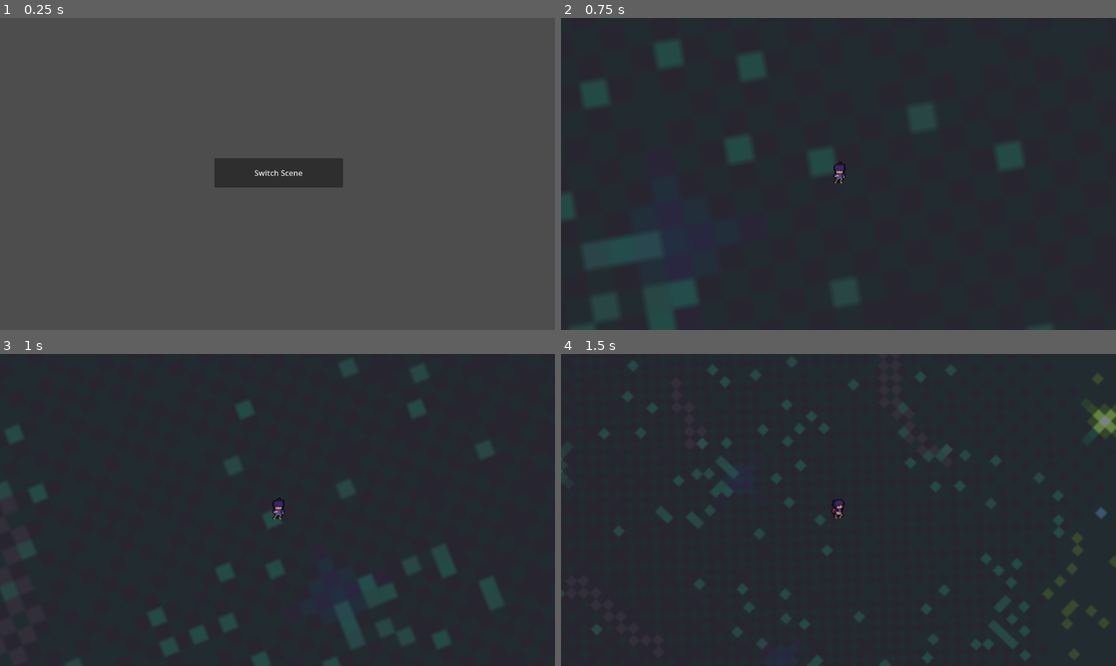
Above: before the commit, frames 1-4 (two rows, left to right).
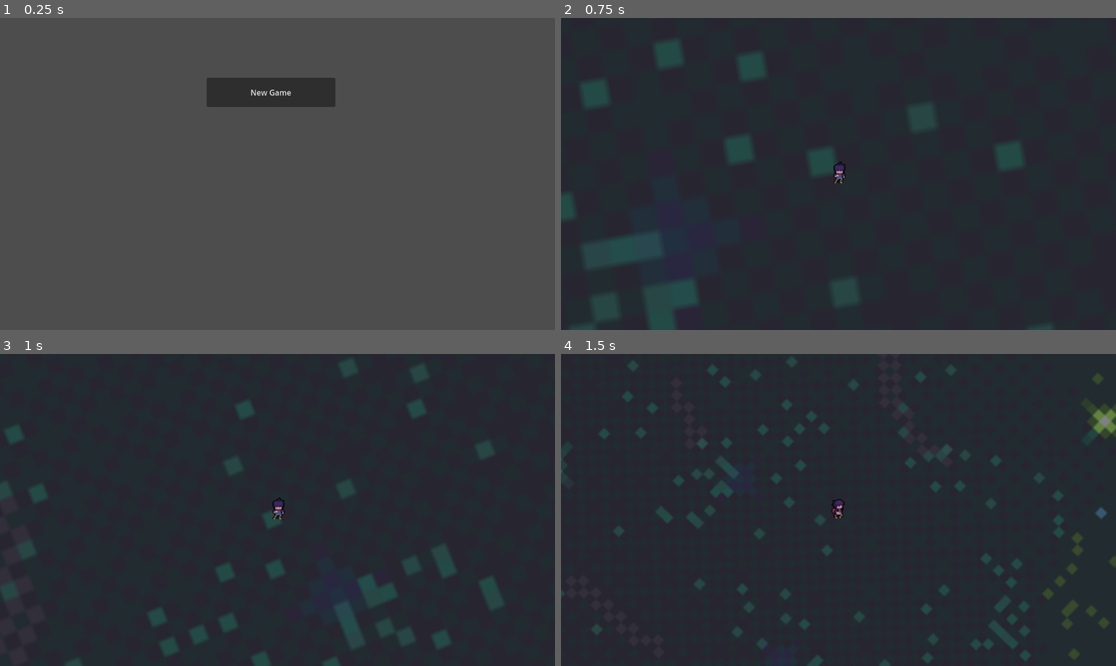
Above: after the commit, the same moments.

Repository: BlockBallsKing/GodotProjekt
Game: Godot game, scene res://Scenes/main_menu.tscn
Two runs of this game, one before a commit and one after it. Both use one fixed random seed, a clock stepped at 60 frames per second and the inputs below.
Inputs:
- Up to frame 1 (0.25 s): no input
- Up to frame 2 (0.75 s): click "Switch Scene" (after the commit: "New Game") at 0.5 s
- Up to frame 3 (1 s): no input
- Up to frame 4 (1.5 s): hold D (rechts) from 1.28 s (still down)

The runs differ from the first frame. In frame 1, 4.3% of the frame differs, in the area x 37-62%, y 19-55%; in frame 2, nothing differs; in frame 3, nothing differs; in frame 4, nothing differs.

Commit message:
added PackedScene Export for easier Scenechange

Diff:
--- a/Scenes/change_scene.gd
+++ /dev/null
@@ -1,2 +0,0 @@
-extends MenuButton
-var scene = get_tree();
--- a/Scenes/game.tscn
+++ b/Scenes/game.tscn
@@ -1,11 +1,11 @@
 [gd_scene load_steps=137 format=3 uid="uid://chgil4ryp0p6p"]
 
-[ext_resource type="Script" uid="uid://4y8582hjemur" path="res://Scenes/player.gd" id="1_wrm1d"]
+[ext_resource type="Script" uid="uid://4y8582hjemur" path="res://Scripts/Player/player.gd" id="1_wrm1d"]
 [ext_resource type="Texture2D" uid="uid://3vbrbxtjm2fl" path="res://Sprites/The Male adventurer - Free/The Male adventurer - Free/Idle/idle.png" id="2_3dryh"]
-[ext_resource type="Script" uid="uid://dhpkju1g2e4u3" path="res://Scenes/character_body_2d.gd" id="2_wowpa"]
+[ext_resource type="Script" uid="uid://dhpkju1g2e4u3" path="res://Scripts/Player/character_body_2d.gd" id="2_wowpa"]
 [ext_resource type="Texture2D" uid="uid://dudwath5gujne" path="res://Sprites/The Male adventurer - Free/The Male adventurer - Free/Walk/walk.png" id="3_wowpa"]
 [ext_resource type="Texture2D" uid="uid://c6eoyxjg0dt8e" path="res://Sprites/Background_space.png" id="5_wowpa"]
-[ext_resource type="Script" uid="uid://cql5wby2bi2y3" path="res://Scenes/sprite_2d.gd" id="6_i6g32"]
+[ext_resource type="Script" uid="uid://cql5wby2bi2y3" path="res://Scripts/Player/sprite_2d.gd" id="6_i6g32"]
 
 [sub_resource type="AtlasTexture" id="AtlasTexture_i6g32"]
 atlas = ExtResource("2_3dryh")
--- a/Scenes/main_menu.gd
+++ /dev/null
@@ -1,5 +0,0 @@
-extends Node2D
-
-
-func _on_button_pressed() -> void:
-	get_tree().change_scene_to_file("res://Scenes/game.tscn")
--- a/Scenes/main_menu.tscn
+++ b/Scenes/main_menu.tscn
@@ -1,15 +1,17 @@
-[gd_scene load_steps=2 format=3 uid="uid://c0wh2upasht43"]
+[gd_scene load_steps=3 format=3 uid="uid://c0wh2upasht43"]
 
-[ext_resource type="Script" uid="uid://cvfab4ttmuv1i" path="res://Scenes/main_menu.gd" id="1_28flt"]
+[ext_resource type="Script" uid="uid://cvfab4ttmuv1i" path="res://Scripts/Scenes/change_scene.gd" id="1_28flt"]
+[ext_resource type="PackedScene" uid="uid://chgil4ryp0p6p" path="res://Scenes/game.tscn" id="2_48xlc"]
 
 [node name="Node2D" type="Node2D"]
 script = ExtResource("1_28flt")
+scene = ExtResource("2_48xlc")
 
-[node name="Button" type="Button" parent="."]
-offset_left = 445.0
-offset_top = 291.0
-offset_right = 712.0
-offset_bottom = 352.0
-text = "Switch Scene"
+[node name="New Game" type="Button" parent="."]
+offset_left = 429.0
+offset_top = 124.0
+offset_right = 696.0
+offset_bottom = 185.0
+text = "New Game"
 
-[connection signal="pressed" from="Button" to="." method="_on_button_pressed"]
+[connection signal="pressed" from="New Game" to="." method="_on_button_pressed"]
--- /dev/null
+++ b/Scripts/Scenes/change_scene.gd
@@ -0,0 +1,6 @@
+extends Node2D
+
+@export var scene:PackedScene
+
+func _on_button_pressed() -> void:
+	get_tree().change_scene_to_packed(scene)
Not shown, removed: Scenes/change_scene.gd.uid
Renamed: Scenes/character_body_2d.gd -> Scripts/Player/character_body_2d.gd
Renamed: Scenes/character_body_2d.gd.uid -> Scripts/Player/character_body_2d.gd.uid
Renamed: Scenes/player.gd -> Scripts/Player/player.gd
Renamed: Scenes/player.gd.uid -> Scripts/Player/player.gd.uid
Renamed: Scenes/sprite_2d.gd -> Scripts/Player/sprite_2d.gd
Renamed: Scenes/sprite_2d.gd.uid -> Scripts/Player/sprite_2d.gd.uid
Renamed: Scenes/main_menu.gd.uid -> Scripts/Scenes/change_scene.gd.uid
